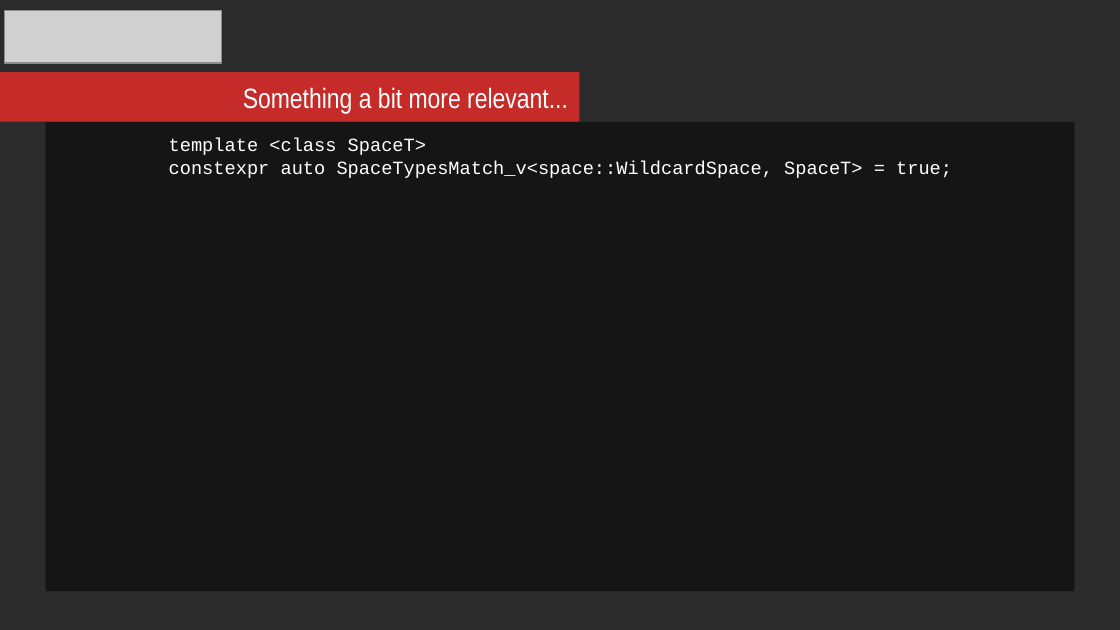
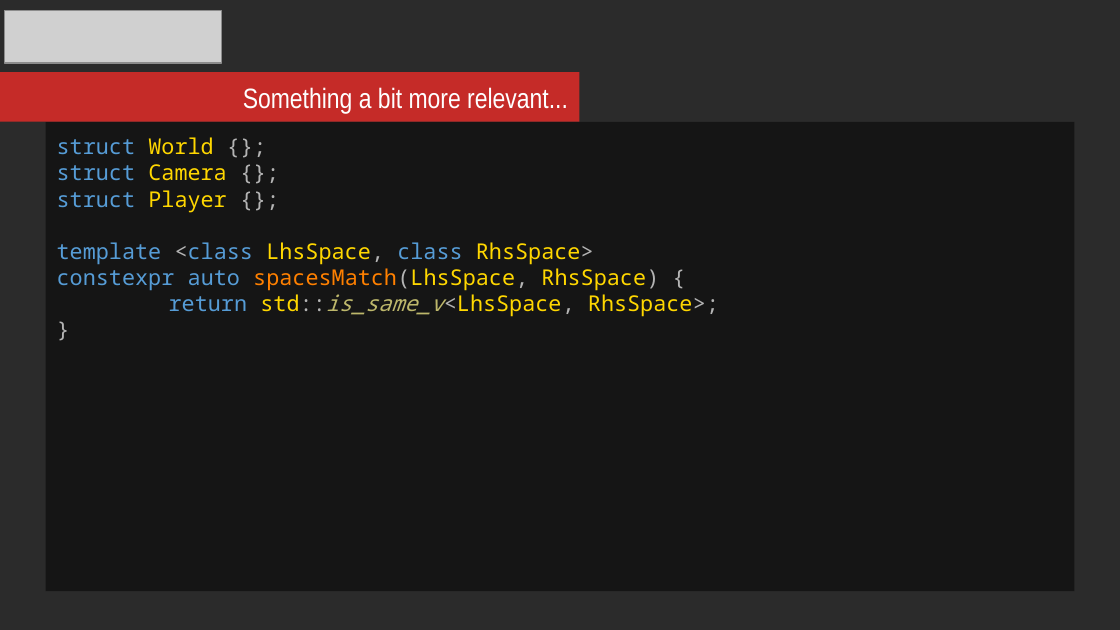
Before and after one commit to mikosz/type-safety, a slide deck: slide 28 of ask-not-what-you-can-do-for-the-compiler.odp. Drawn at 1120x630 pixels with LibreOffice and Linux fonts; fonts in the diff are those of the drawing; grey boxes stand for pictures; background and template pictures are left out; a plain dark background stands for a picture behind light text. Boxes give left, top, right and bottom in pixels: in the first picture for what was removed or moved away, otherwise in the second. Text is boxed around its words. In the diff, an @@ line names an element or a change of style, - is before the commit and + after.

```diff
--- a/ask-not-what-you-can-do-for-the-compiler.odp
+++ b/ask-not-what-you-can-do-for-the-compiler.odp
@@ text in rectangle at bbox=[57, 137, 719, 317]: text changed; size 12 to 14 pt; font Courier New to Noto Sans Mono; text colour #FFFFFF to #FFD700 @@
-template <class SpaceT>
-constexpr auto SpaceTypesMatch_v<space::WildcardSpace, SpaceT> = true;
+struct World {};
+struct Camera {};
+struct Player {};
+template <class LhsSpace, class RhsSpace>
+constexpr auto spacesMatch(LhsSpace, RhsSpace) {
+return std::is_same_v<LhsSpace, RhsSpace>;
+}
```
Also in this commit, not shown: 5 other slides changed, 1 slide added, 1 slide removed.
